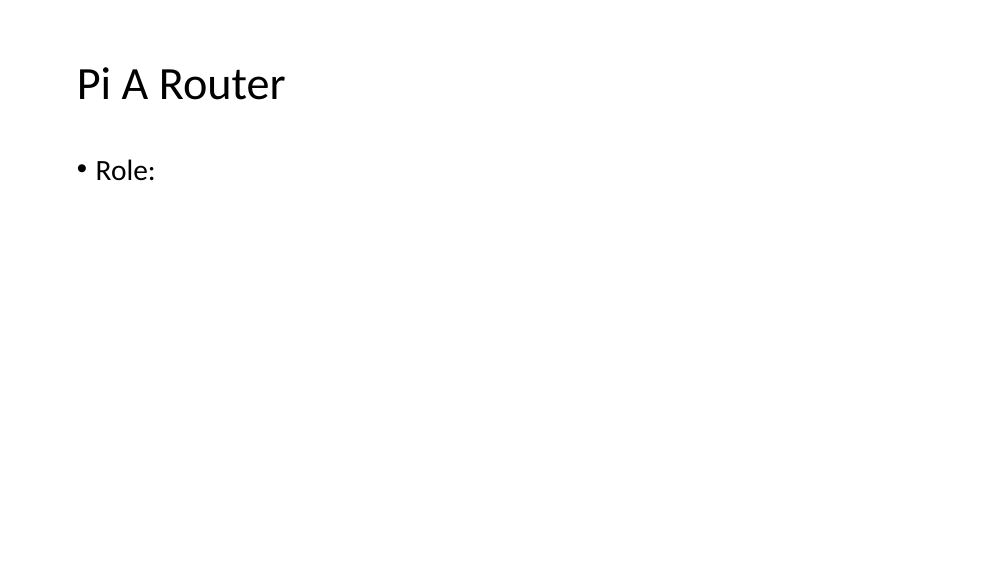
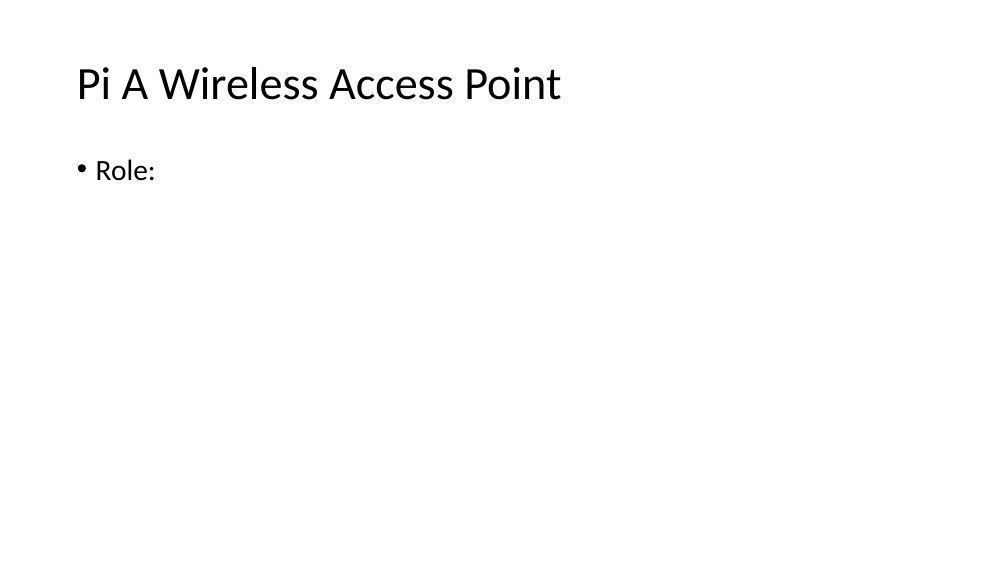
Before and after one commit to GXG-CS/Pi-Alexa, a slide deck: slide 27 of Presentation1.pptx. Drawn at 1008x567 pixels with LibreOffice and Linux fonts; fonts in the diff are those of the drawing. Boxes give left, top, right and bottom in pixels: in the first picture for what was removed or moved away, otherwise in the second. Text is boxed around its words. In the diff, an @@ line names an element or a change of style, - is before the commit and + after.

```diff
--- a/Presentation1.pptx
+++ b/Presentation1.pptx
@@ title at (77,67,561,100): text changed @@
-Pi A Router
+Pi A Wireless Access Point
```
Also in this commit, not shown: 2 other slides changed, 1 other file.
